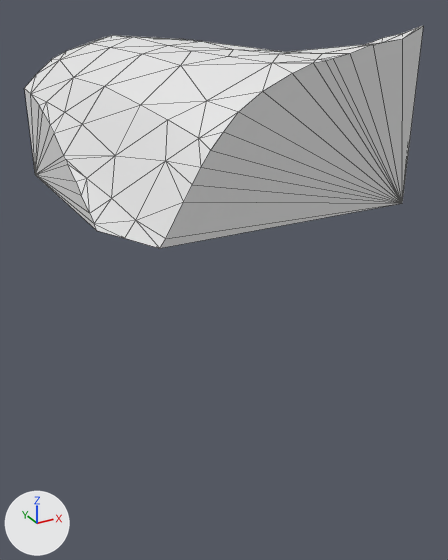
Renders of the glTF model assets/terrain/surface_pieces/surf_18_4.glb from each side of a commit.
Both versions are drawn from a 50 mm camera at (-22.58, 77.51, -16.95) aimed at (-17.32, 87.08, -21.73). Every picture has the same lights, and +X, +Y and +Z are marked at lower left. The older version comes first. Mesh edges are drawn as thin lines. Where no turn or scale is listed for an object, it has been applied to the vertices.

The scene before the commit, as lines of its bpy script (objects in view):
```python
me_geometry_0 = bpy.data.meshes.new('geometry_0')
me_geometry_0.from_pydata(...)  # 127 vertices, 250 faces; spans x -20.0..-15.0, y 85.0..90.0, z -20.0..-17.2
ob_geometry_0 = bpy.data.objects.new('geometry_0', me_geometry_0)
ob_geometry_0.location = (0.0, 0.0, 0.0)
```
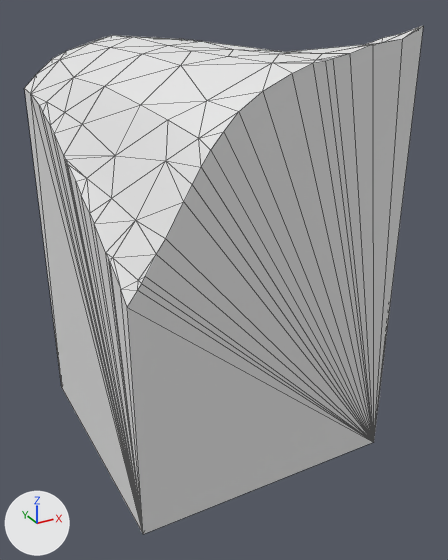
Where the change shows, as pixel boxes [x1, y1, x2, y2] in the pictures (448 x 560 px):
```json
{"object": "geometry_0", "change": "reshaped", "before": [25, 26, 423, 248], "after": [25, 26, 423, 534], "on screen": "128% taller"}
```

Scene script edits in JSON lines:
```json
{"block": "me_geometry_0", "where": "# used by ob_geometry_0; location = (0.0, 0.0, 0.0)"}
{"op": "remove", "block": "me_geometry_0", "code": "me_geometry_0.from_pydata(...)  # 127 vertices, 250 faces; spans x -20.0..-15.0, y 85.0..90.0, z -20.0..-17.2"}
{"op": "add", "block": "me_geometry_0", "code": "me_geometry_0.from_pydata(...)  # 136 vertices, 268 faces; spans x -20.0..-15.0, y 85.0..90.0, z -25.0..-17.2"}
{"block": "me_geometry_0", "change": "me_geometry_0 part 1"}
{"block": "me_geometry_0", "change": "4 vertices are removed from x -20.0..-15.0, y 85.0..90.0, z -20.0"}
{"block": "me_geometry_0", "change": "78 faces are deleted"}
{"block": "me_geometry_0", "change": "2 vertices move from x -19.75..-19.47, y 85.0..85.62, z -20.0 to x -20.0..-19.53, y 85.0..85.79, z -20.23..-20.08"}
{"block": "me_geometry_0", "change": "13 vertices are added at x -20.0..-15.0, y 85.0..90.0, z -25.0..-20.27"}
{"block": "me_geometry_0", "change": "96 new faces join them"}
```
